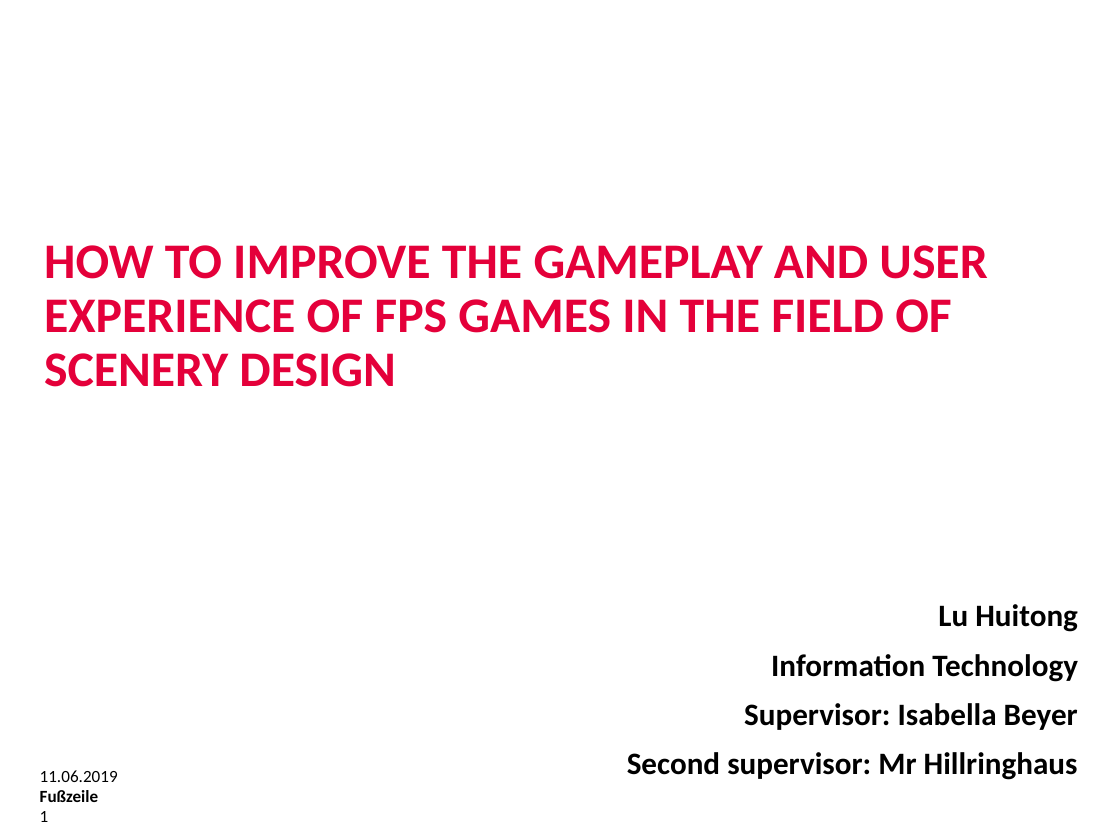
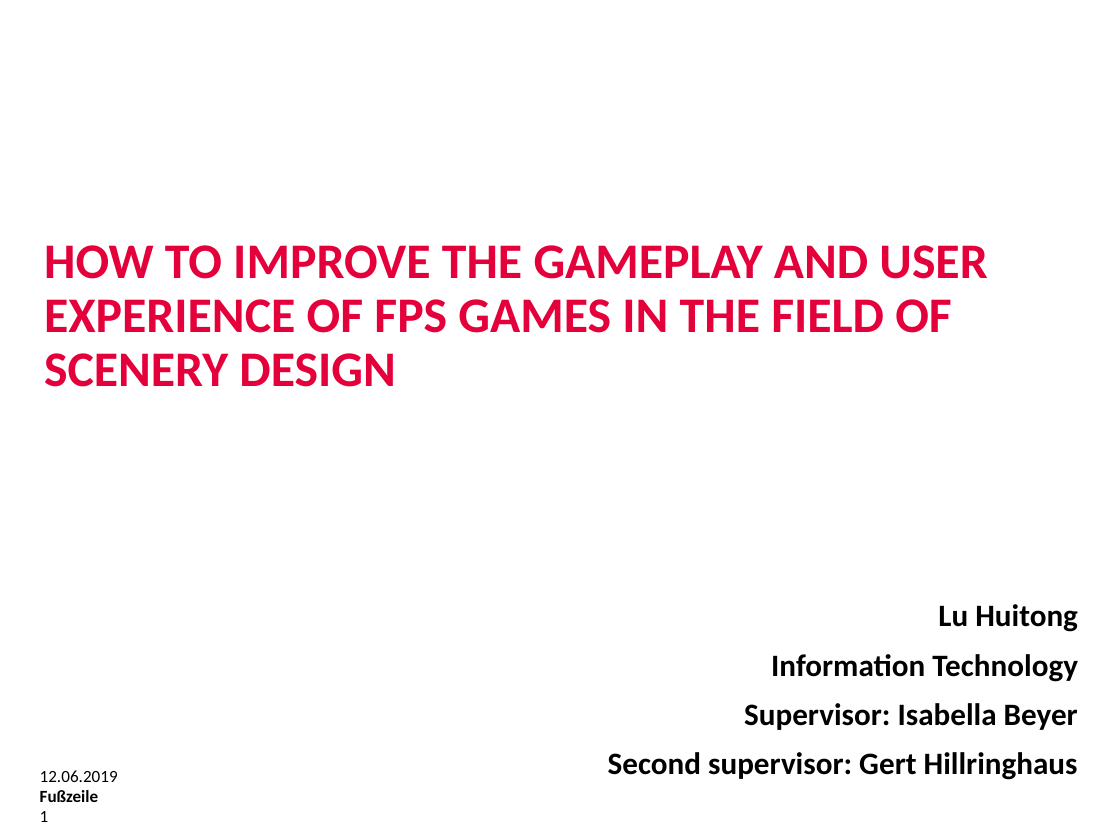
Before and after one commit to Rickylht/Bachelor-Thesis, a slide deck: slide 1 of Oral Examination.pptx. Drawn at 1120x840 pixels with LibreOffice and Linux fonts; fonts in the diff are those of the drawing; background and template pictures are left out. Boxes give left, top, right and bottom in pixels: in the first picture for what was removed or moved away, otherwise in the second. Text is boxed around its words. In the diff, an @@ line names an element or a change of style, - is before the commit and + after.

```diff
--- a/Oral Examination.pptx
+++ b/Oral Examination.pptx
@@ text at (40,770,118,782): text changed @@
-11.06.2019
+12.06.2019
@@ text at (608,752,1078,780): text changed @@
-Second supervisor: Mr Hillringhaus
+Second supervisor: Gert Hillringhaus
```
Also in this commit, not shown: 24 other slides changed, 18 slides added.
